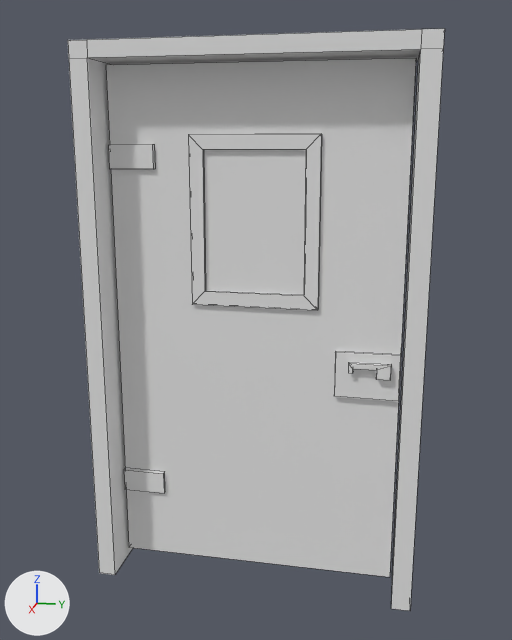
An edit to the Blender file BlenderFiles/Labor_tiles.blend, drawn before and after from the same camera.
Rendered twice from a 50 mm camera at (2.212, 0.443, 1.448) aimed at (-0.007, -0.001, 0.893). Arrows for +X, +Y and +Z are at lower left; the lights stay in place. Mesh edges are drawn as thin lines. The same objects are shown in both versions, whatever each file hides.

Names of what the first picture shows: 'Türrahmen 1x2m_v1'.
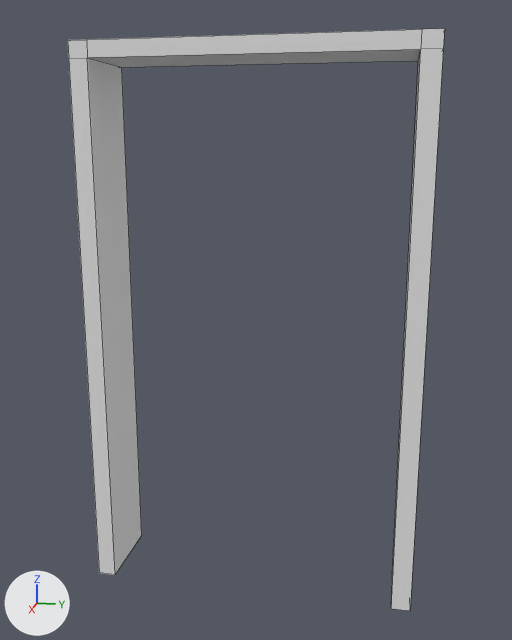
Patch to the scene script:
```diff
--- a/BlenderFiles/Labor_tiles.blend.py
+++ b/BlenderFiles/Labor_tiles.blend.py
@@ me_plane_002 @@
 # used by ob_türrahmen_1x2m_v1; location = (0.0, 0.0, 0.0)
-me_plane_002.from_pydata(...)  # 144 vertices, 121 faces; spans x -0.13..0.13, y -0.54..0.54, z -0.02..1.75
+me_plane_002.from_pydata(...)  # 24 vertices, 20 faces; spans x -0.13..0.13, y -0.54..0.54, z -0.02..1.75
+# me_plane_002 part 1: 11 loose pieces with 120 vertices, spanning x -0.07..0.05, y -0.47..0.47, z 0.02..1.69, are deleted
 me_plane_002.materials.append(mat_mat_labor)
```

Boxes [x1, y1, x2, y2] around the edits, measured in the pictures (512 x 640 px):
part 1 of me_plane_002, deleted: before [106, 58, 416, 577]
